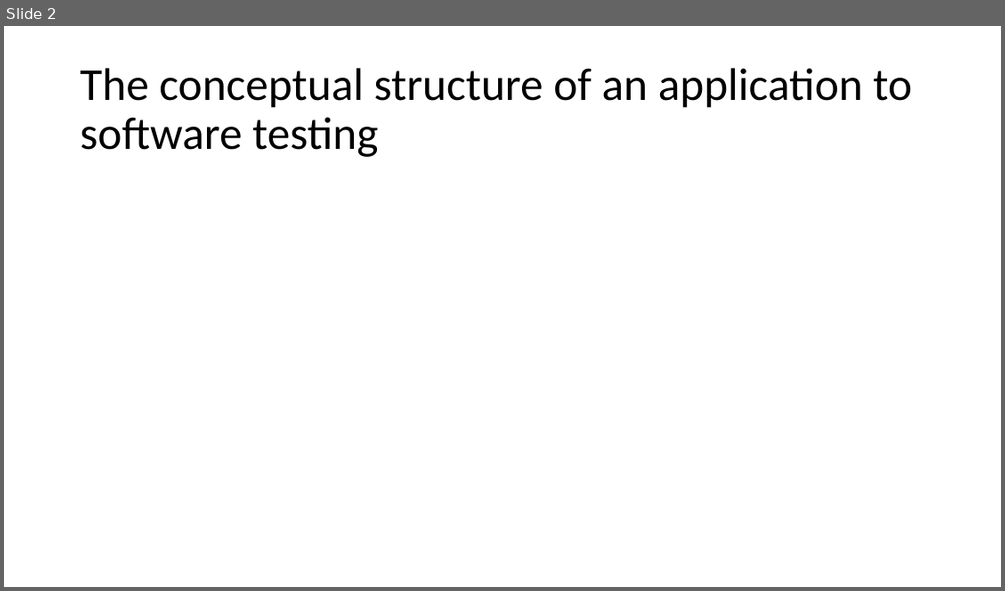
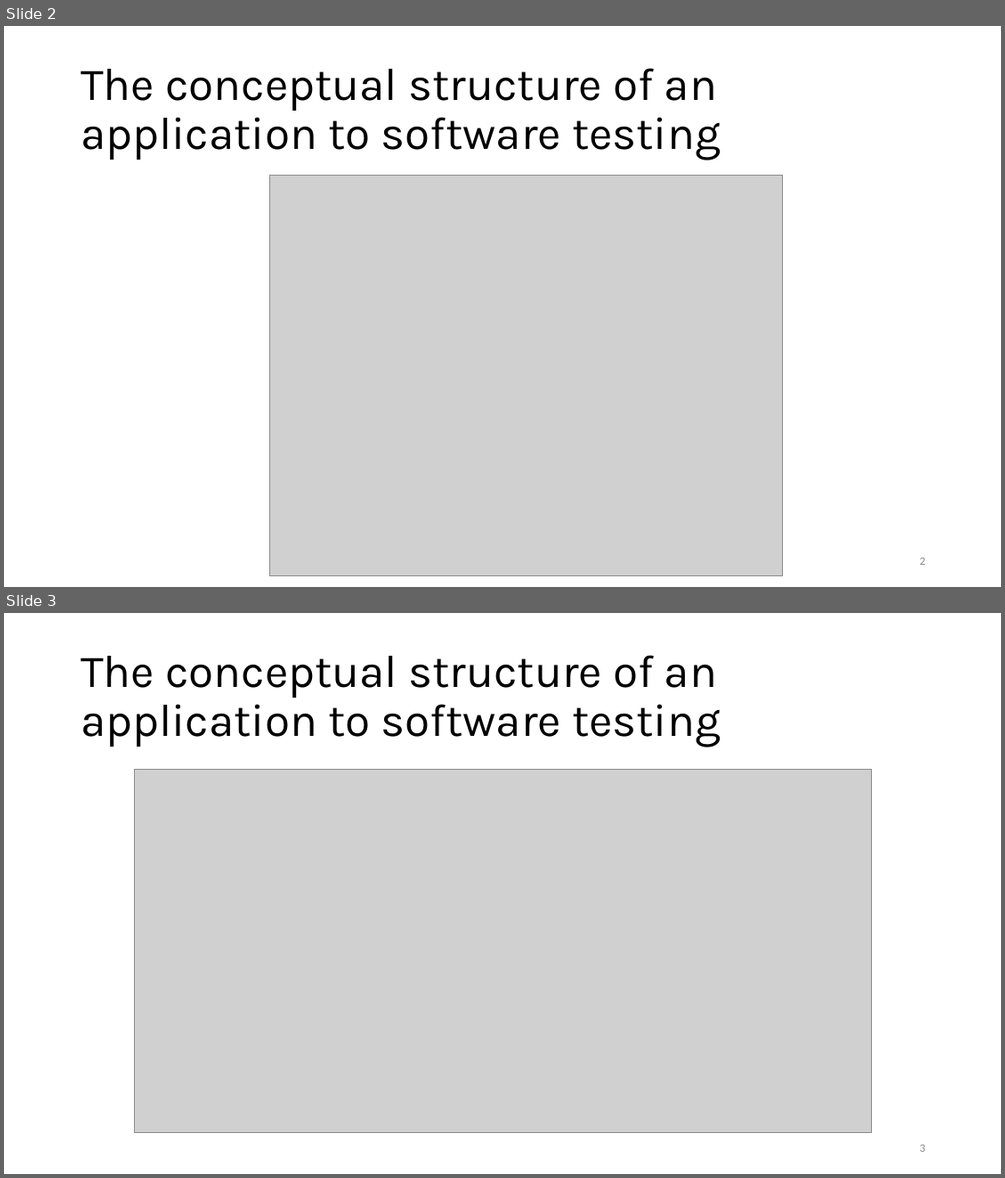
Before and after one commit to liepnguyen/Planru, a slide deck: Documents/Lessons Learned From Agile Quality Assurance In Scrum.pptx. Shown one above the other, each under a label of ours: slide 2 before the commit, slides 2 and 3 after it. The pictures are 1005x591 and 1005x1178 pixels, drawn with LibreOffice and Linux fonts; fonts in the diff are those of the drawing; grey boxes stand for pictures. Boxes give left, top, right and bottom in pixels: in the first picture for what was removed or moved away, otherwise in the second. Text is boxed around its words. In the diff, an @@ line names an element or a change of style, - is before the commit and + after.

```diff
--- a/Documents/Lessons Learned From Agile Quality Assurance In Scrum.pptx
+++ b/Documents/Lessons Learned From Agile Quality Assurance In Scrum.pptx
@@ slide 3 added at <box>4,613,1001,1174</box>, background #FFFFFF @@
@@ title added at <box>81,655,720,747</box>, 44 pt, text #000000 @@
+The conceptual structure of an application to software testing
@@ picture added at <box>134,769,872,1133</box> @@
@@ page number added at <box>920,1144,925,1151</box>, 11 pt, text #8C8C8C @@
+3
@@ slide 2 changed as well @@
@@ title "The conceptual structure of an ..." at <box>81,68,720,160</box>: font Calibri to Karla @@
@@ picture added at <box>269,175,783,576</box> @@
@@ page number added at <box>920,557,925,564</box>, 11 pt, text #8C8C8C @@
+2
```
Also in this commit, not shown: 4 other slides changed.
